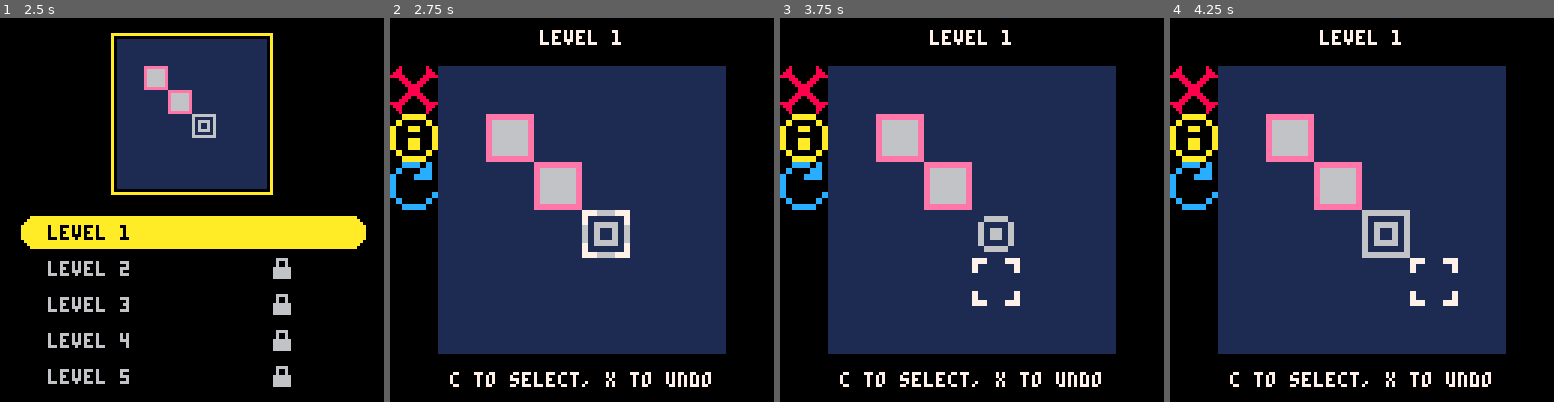
Above: before the commit, frames 1-4 (left to right).
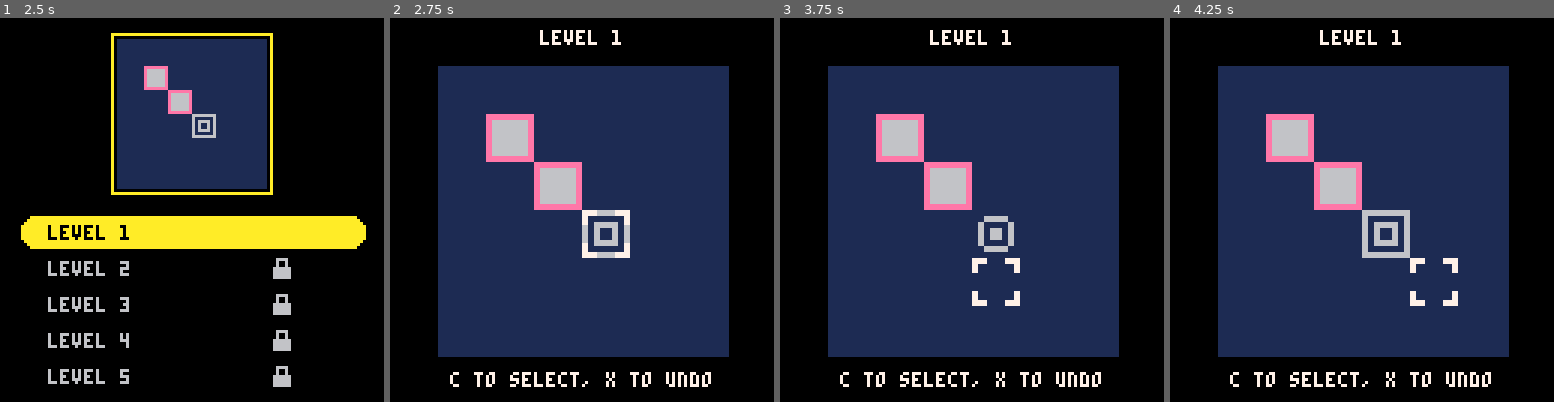
Above: after the commit, the same moments.

Repository: apineapple/tactic-toe
Game: PICO-8 cartridge game/puzzle.p8
Same seed, same stepped clock (60 frames per second), same inputs: the game is played once before the commit and once after it.
Inputs:
- Up to frame 1 (2.5 s): tap X (X key) at 0.33, 1.07, 1.85 s; tap O (Z key) at 0.7, 1.7, 2.1 s; hold Right 1.6-2.1 s; hold Up 2.15-2.42 s; hold Right from 2.47 s (still down)
- Up to frame 2 (2.75 s): keep holding Right; tap O (Z key) at 2.5 s
- Up to frame 3 (3.75 s): tap O (Z key) at 2.9, 3.3, 3.7 s; tap X (X key) at 2.97 s; release Right at 3.03 s; hold Left 3.08-3.58 s; hold Down from 3.63 s (still down)
- Up to frame 4 (4.25 s): release Down at 3.97 s; hold Right from 4.02 s (still down); tap X (X key) at 4.08 s; tap O (Z key) at 4.1 s

Frame 1 is identical in both runs. In frame 2, 2.9% of the frame differs, in the area x 0-89%, y 12-89%; in frame 3, 2.9%; in frame 4, 2.9%.

Commit message:
Add files via upload

Diff:
--- a/game/puzzle.p8
+++ b/game/puzzle.p8
@@ -5,15 +5,16 @@
 -- by bens
 
 #include levels.p8
+#include tutorial.p8
 
 --availble blocks
 a={{-1,-1},{-1,-1},{-1,-1},{-1,-1},{-1,-1},{-1,-1},{-1,-1},{-1,-1}}
 -- blocks for levels
-cf=1 -- cursor flashing
+cf=38 -- cursor flashing
 mode="title" -- info screen flag
 sx=0 sy=0 -- stored x/y for lock
 lock = 0 -- locked on block flag
-gf = 2 -- goal flashing
+gf=44 -- goal flashing
 x=1 y=1 -- position (in tiles)
 t=0 -- timer
 re={} -- restart
@@ -41,7 +42,7 @@
 ls_boxselect=1
 ls_levelstart=1
 ls_shift=-12
-
+t_step=0
 --ls_unlocked[1]=#lvls[1]
 --ls_unlocked[2]=#lvls[2]
 
@@ -69,14 +70,15 @@
  	color(10)
  	txt="press c to start"
  	print(txt,64-#txt*2,100)
-
+ elseif (mode=="tutorial") then
+ 	draw_tutorial()
 	elseif (mode=="select") then
  --draw all level tabs
 	 for i=1,ml[lp]-1 do
 	 	print("level "..i,16,69+12*i+ls_shift,6)
 	 end
 	 for i=ls_unlocked[lp]+1,ml[lp]-1 do
-	  spr(15,90,68+12*i+ls_shift)
+	  spr(16,90,68+12*i+ls_shift)
 	 end
 
 	 --draw selected level tab
@@ -96,16 +98,10 @@
 	 rect(37,5,90,58,10)
 	 rectfill(39,7,88,56,1)
 	 for i=1,g do
-	  	spr(8,32+b[l[lp]][i][1]*8,b[l[lp]][i][2]*8)
+	  	spr(1,32+b[l[lp]][i][1]*8,b[l[lp]][i][2]*8)
 	 end
 		for i=g+1,#b[l[lp]] do
-   if b[l[lp]][i][3]==1 then
-    spr(7,32+b[l[lp]][i][1]*8,b[l[lp]][i][2]*8)
-   elseif b[l[lp]][i][3]==0 then
-    spr(14, 32+b[l[lp]][i][1]*8,b[l[lp]][i][2]*8)
-   elseif b[l[lp]][i][3]==2 then
-    spr(6, 32+b[l[lp]][i][1]*8,b[l[lp]][i][2]*8)
-   end
+   spr(2+b[l[lp]][i][3],32+b[l[lp]][i][1]*8,b[l[lp]][i][2]*8)
 		end
 	elseif (mode=="hint") then
 		hint_design()
@@ -138,6 +134,7 @@
 	elseif mode=="level" then
 		cls()
 		map()
+		rectfill(16,16,112,112,1)
 		color(7)
 		txt="level "..l[lp]
 		print(txt, 64-#txt*2, 4)
@@ -157,21 +154,15 @@
 
 		-- goal sprite
 		for i=1, g do
-			spr(gf,b[l[lp]][i][1]*16,b[l[lp]][i][2]*16)
-			spr(gf,b[l[lp]][i][1]*16+8,b[l[lp]][i][2]*16,1,1,true,false)
-			spr(gf,b[l[lp]][i][1]*16,b[l[lp]][i][2]*16+8,1,1,false,true)
-			spr(gf,b[l[lp]][i][1]*16+8,b[l[lp]][i][2]*16+8,1,1,true,true)
+			spr(gf,b[l[lp]][i][1]*16,b[l[lp]][i][2]*16,2,2)
 		end
 
 		-- block sprite
 		for i=g+1, #b[l[lp]] do
-			bbl=40 --regular block
 			if(sx==b[l[lp]][i][1] and sy==b[l[lp]][i][2]) then
-				bbl=44 -- selected block
-			elseif(b[l[lp]][i][3]==0) then
-				bbl=42 -- stone
-			elseif(b[l[lp]][i][3]==2) then
-				bbl=38 -- rocket
+				bbl=46 -- selected block
+			else
+				bbl=64+2*b[l[lp]][i][3]
 			end
 				spr(bbl,b[l[lp]][i][1]*16,b[l[lp]][i][2]*16,2,2)
 		end
@@ -191,24 +182,18 @@
 					 if(a[i][1]<=sx) xflip=true
 					end
 
-				--	spr(r,a[i][1]*16,a[i][2]*16)
 				spr(r,a[i][1]*16+4,a[i][2]*16+4,1,1,xflip,yflip)
-				--	spr(r,a[i][1]*16,a[i][2]*16+8,1,1,false,true)
-				--	spr(r,a[i][1]*16+8,a[i][2]*16+8,1,1,true,true)
 				end
 			end
 		end
-		spr(cf,x*16,y*16)
-		spr(cf,x*16+8,y*16,1,1,true,false)
-		spr(cf,x*16,y*16+8,1,1,false,true)
-		spr(cf,x*16+8,y*16+8,1,1,true,true)
+		spr(cf,x*16,y*16,2,2)
 	end
 end
 
 function _update()
 
  if mode=="select" then
-  if (lp==1) mode="tutorial"
+  if (lp==1) mode="tutorial" x=2 y=4
  	if (btnp(4)) press_c()return
  	if (btnp(5)) press_x()return
  	if btnp(2)and l[lp]>1 then
@@ -250,7 +235,11 @@
    lp-=1
    b=lvls[lp]
   end
-end
+ end
+
+	if mode=="tutorial" then
+		update_tutorial()
+	end
 
 	if (l[lp]==ml[lp]) return -- done
 	t+=1-- framecount
@@ -307,14 +296,14 @@
 		if (btnp(⬇️) and ((y<6 and x>0) or y<3)) y+=1
 
 		if (btnp(⬅️) or btnp(➡️) or btnp(⬆️) or btnp(⬇️)) then
-			if (gf==2) then gf = 3
-			elseif (gf==3) then gf = 2
+			if (gf==42) then gf=44
+			elseif (gf==44) then gf=42
 			end
 		end
 
 	--movement locked
 	else
-		gf=2
+		gf=44
   		rx=x ry=y
 		if (btnp(⬆️)) ry=y-1
 		if (btnp(⬅️)) rx=x-1
@@ -328,10 +317,10 @@
 		-- cursor flashing
 		if (t%20==0) then
 			t=0
-			if (cf==1) then
-				cf = 10
-			elseif (cf==10) then
-				cf = 1
+			if (cf==38) then
+				cf = 40
+			elseif (cf==40) then
+				cf = 38
 			end
 		end
 	end
@@ -378,12 +367,12 @@
 	print("press x to undo", 10, 80)
 	color(10)
 	print("press c to select", 10, 100)
-	spr(8,96,8)
-	spr(7,58,8)
-	spr(7,20,22)
-	spr(7,28,22)
-	spr(7,72,22)
-	spr(7,90,22)
+	spr(1,96,8)
+	spr(2,58,8)
+	spr(2,20,22)
+	spr(2,28,22)
+	spr(2,72,22)
+	spr(2,90,22)
 end
 
 function buttons()
@@ -393,14 +382,14 @@
 			b[l[lp]][i][1]=re[i][1]
 			b[l[lp]][i][2]=re[i][2]
 		end
-		cf=1
+		cf=38
 		lock=0
 		sx=-1 sy=-1
 		return 1
 	--hint button
 	elseif(x==0 and y==2)then
 		mode="hint"
-		cf=1
+		cf=38
 		lock=0
 		sx=-1 sy=-1
 		return 1
@@ -412,7 +401,7 @@
 			b[l[lp]][i][2]=re[i][2]
 		end
 		setup_ls()
-		cf=1
+		cf=38
 		lock=0
 		sx=-1 sy=-1
 	end
@@ -454,7 +443,7 @@
 					break
 				end
 			end
-			cf=1 lock=0 rock=0
+			cf=38 lock=0 rock=0
 			sx=-1 sy=-1
 		else
 			if (buttons()!=1) then
@@ -483,7 +472,7 @@
 			b[l[lp]][un[#un][3]][1]=un[#un][1]
 			b[l[lp]][un[#un][3]][2]=un[#un][2]
 			deli(un,#un)
-			cf=1
+			cf=38
 			lock=0
 			sx=-1 sy=-1
 		end
@@ -701,83 +690,84 @@
 
 
 
-__map__
-0000000000000000000000000000000000000000000000000000000000000000000000000000000000000000000000000000000000000000000000000000000000000000000000000000000000000000000000000000000000000000000000000000000000000000000000000000000000000000000000000000000000000000
-0000000000000000000000000000000000000000000000000000000000000000000000000000000000000000000000000000000000000000000000000000000000000000000000000000000000000000000000000000000000000000000000000000000000000000000000000000000000000000000000000000000000000000
-2425040404040404040404040404000000000000000000000000000000000000000000000000000000000000000000000000000000000000000000000000000000000000000000000000000000000000000000000000000000000000000000000000000000000000000000000000000000000000000000000000000000000000
-3435040404040404040404040404000000000000000000000000000000000000000000000000000000000000000000000000000000000000000000000000000000000000000000000000000000000000000000000000000000000000000000000000000000000000000000000000000000000000000000000000000000000000
-2021040404040404040404040404000000000000000000000000000000000000000000000000000000000000000000000000000000000000000000000000000000000000000000000000000000000000000000000000000000000000000000000000000000000000000000000000000000000000000000000000000000000000
-3031040404040404040404040404000000000000000000000000000000000000000000000000000000000000000000000000000000000000000000000000000000000000000000000000000000000000000000000000000000000000000000000000000000000000000000000000000000000000000000000000000000000000
-2223040404040404040404040404000000000000000000000000000000000000000000000000000000000000000000000000000000000000000000000000000000000000000000000000000000000000000000000000000000000000000000000000000000000000000000000000000000000000000000000000000000000000
-3233040404040404040404040404000000000000000000000000000000000000000000000000000000000000000000000000000000000000000000000000000000000000000000000000000000000000000000000000000000000000000000000000000000000000000000000000000000000000000000000000000000000000
-0000040404040404040404040404000000000000000000000000000000000000000000000000000000000000000000000000000000000000000000000000000000000000000000000000000000000000000000000000000000000000000000000000000000000000000000000000000000000000000000000000000000000000
-0000040404040404040404040404000000000000000000000000000000000000000000000000000000000000000000000000000000000000000000000000000000000000000000000000000000000000000000000000000000000000000000000000000000000000000000000000000000000000000000000000000000000000
-0000040404040404040404040404000000000000000000000000000000000000000000000000000000000000000000000000000000000000000000000000000000000000000000000000000000000000000000000000000000000000000000000000000000000000000000000000000000000000000000000000000000000000
-0000040404040404040404040404000000000000000000000000000000000000000000000000000000000000000000000000000000000000000000000000000000000000000000000000000000000000000000000000000000000000000000000000000000000000000000000000000000000000000000000000000000000000
-0000040404040404040404040404000000000000000000000000000000000000000000000000000000000000000000000000000000000000000000000000000000000000000000000000000000000000000000000000000000000000000000000000000000000000000000000000000000000000000000000000000000000000
-0000040404040404040404040404000000000000000000000000000000000000000000000000000000000000000000000000000000000000000000000000000000000000000000000000000000000000000000000000000000000000000000000000000000000000000000000000000000000000000000000000000000000000
-…(65 lines of a section not shown)…
+…(81 lines of a section not shown)…
--- /dev/null
+++ b/game/tutorial.p8
@@ -0,0 +1,179 @@
+pico-8 cartridge // http://www.pico-8.com
+version 42
+__lua__
+w=0
+
+function draw_tutorial()
+
+	rectfill(16,16,112,112,1)
+	color(7)
+	print("tutorial",48,6)
+
+	if(x==0) x=1
+	txt=""
+	if(t_step==0) then
+		spr(38,x*16,y*16,2,2)
+		txt="press arrows to explore"
+	elseif(t_step==1) then
+		spr(66,16,16,2,2)
+		spr(38,x*16,y*16,2,2)
+		txt="good! go to that block"
+	elseif(t_step==2) then
+		x=1 y=1
+		spr(66,16,16,2,2)
+		spr(38,x*16,y*16,2,2)
+		txt="press c to select it"
+	elseif(t_step==3) then
+		x=1 y=1
+		spr(46,16,16,2,2)
+		spr(38,x*16,y*16,2,2)
+		txt="uh oh! this block cant move"
+	elseif(t_step==4) then
+		x=1 y=1
+		spr(46,16,16,2,2)
+		spr(42,80,48,2,2)
+		spr(38,x*16,y*16,2,2)
+		txt="we need a block on goal to win"
+	elseif(t_step==5) then
+		x=1 y=1
+		spr(46,16,16,2,2)
+		spr(66,32,32,2,2)
+		spr(42,80,48,2,2)
+		spr(38,x*16,y*16,2,2)
+		txt="new block! press c!"
+	elseif(t_step==6) then
+		spr(66,16,16,2,2)
+		spr(66,32,32,2,2)
+		spr(42,80,48,2,2)
+		spr(38,x*16,y*16,2,2)
+		txt="move to new block and press c!"
+	elseif(t_step==7) then
+		x=2 y=2
+		spr(66,16,16,2,2)
+		spr(46,32,32,2,2)
+		spr(17,52,52)
+		spr(42,80,48,2,2)
+		spr(38,x*16,y*16,2,2)
+		txt="awesome! this block can move!"
+ elseif(t_step==8) then
+		x=2 y=2
+		spr(66,16,16,2,2)
+		spr(46,32,32,2,2)
+		spr(17,52,52)
+		spr(42,80,48,2,2)
+		spr(38,x*16,y*16,2,2)
+		txt="wait why can this block move?"
+ elseif(t_step==9) then
+		x=2 y=2
+		spr(66,16,16,2,2)
+		spr(46,32,32,2,2)
+		spr(17,52,52)
+		spr(42,80,48,2,2)
+		spr(38,x*16,y*16,2,2)
+		txt="its pushed by the first block"
+ elseif(t_step==10) then
+		x=min(x,3) y=min(y,3)
+		spr(66,16,16,2,2)
+		spr(46,32,32,2,2)
+		spr(17,52,52)
+		spr(42,80,48,2,2)
+		spr(38,x*16,y*16,2,2)
+		txt="neat! move to the dot"
+ elseif(t_step==11) then
+		x=3 y=3
+		spr(66,16,16,2,2)
+		spr(46,32,32,2,2)
+		spr(17,52,52)
+		spr(42,80,48,2,2)
+		spr(38,x*16,y*16,2,2)
+		txt="now press c!"
+	elseif(t_step==12) then
+		x=3 y=3
+		spr(66,16,16,2,2)
+		spr(66,48,48,2,2)
+		spr(42,80,48,2,2)
+		spr(38,x*16,y*16,2,2)
+		txt="you did it!!"
+	elseif(t_step==13) then
+		spr(66,16,16,2,2)
+		spr(66,48,48,2,2)
+		spr(66,64,48,2,2)
+		spr(42,80,48,2,2)
+		spr(38,x*16,y*16,2,2)
+		txt="now press c on block 3"
+	elseif(t_step==14) then
+		if(x!=5) x=4
+	 y=3
+		spr(66,16,16,2,2)
+		spr(66,48,48,2,2)
+		spr(46,64,48,2,2)
+		spr(42,80,48,2,2)
+		spr(17,84,52)
+		spr(38,x*16,y*16,2,2)
+		txt="then press c on the dot"
+	elseif(t_step==15) then
+		x=5 y=3
+		spr(66,16,16,2,2)
+		spr(66,48,48,2,2)
+		spr(66,80,48,2,2)
+		spr(38,x*16,y*16,2,2)
+		txt="you win!!"
+end
+
+	print(txt, 64-#txt*2, 118)
+
+end
+
+function update_tutorial()
+	if(t_step==0) then
+		if(x==1 or x==3 or y==6 or y==2) t_step=1
+	elseif(t_step==1) then
+		if(x==1 and y==1) t_step=2
+	elseif(t_step==2) then
+		if(btnp(4)) t_step=3
+	elseif(t_step==3) then
+		if(wait()) t_step=4
+	elseif(t_step==4) then
+		if(wait()) t_step=5
+	elseif(t_step==5) then
+		if(btnp(4)) t_step=6
+	elseif(t_step==6) then
+		if(btnp(4) and x==2 and y==2) t_step=7
+	elseif(t_step==7) then
+		if(wait()) t_step=8
+	elseif(t_step==8) then
+		if(wait()) t_step=9
+	elseif(t_step==9) then
+		if(wait()) t_step=10
+	elseif(t_step==10) then
+		if(x==3 and y==3) t_step=11
+	elseif(t_step==11) then
+		if(btnp(4)) t_step=12
+	elseif(t_step==12) then
+		if(wait()) t_step=13
+	elseif(t_step==13) then
+		if(btnp(4) and x==4 and y==3) t_step=14
+	elseif(t_step==14) then
+		if(btnp(4) and x==5 and y==3) t_step=15
+
+
+	end
+
+end
+
+function wait()
+	w+=1
+	if(w==90) then
+		w=0
+		return true
+	end
+
+end
+
+__gfx__
+00000000000000000000000000000000000000000000000000000000000000000000000000000000000000000000000000000000000000000000000000000000
+00000000000000000000000000000000000000000000000000000000000000000000000000000000000000000000000000000000000000000000000000000000
+00700700000000000000000000000000000000000000000000000000000000000000000000000000000000000000000000000000000000000000000000000000
+00077000000000000000000000000000000000000000000000000000000000000000000000000000000000000000000000000000000000000000000000000000
+00077000000000000000000000000000000000000000000000000000000000000000000000000000000000000000000000000000000000000000000000000000
+00700700000000000000000000000000000000000000000000000000000000000000000000000000000000000000000000000000000000000000000000000000
Not shown, changed: 129 lines of the sprite sheet (__gfx__) section of game/puzzle.p8
